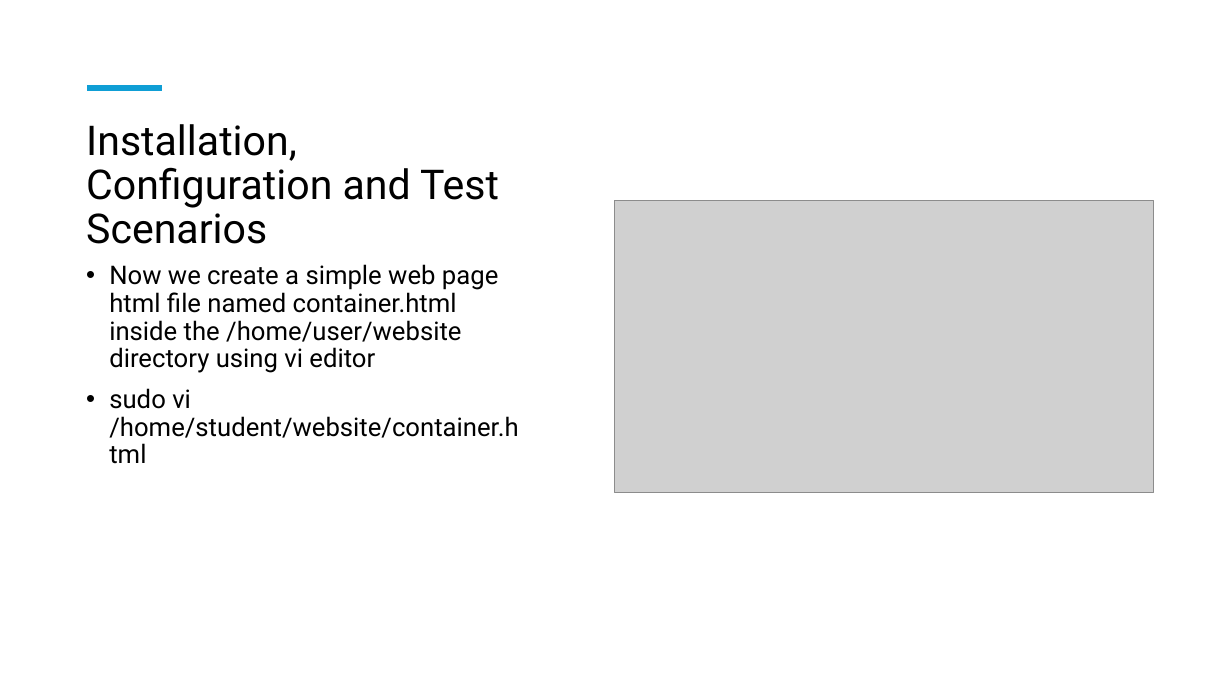
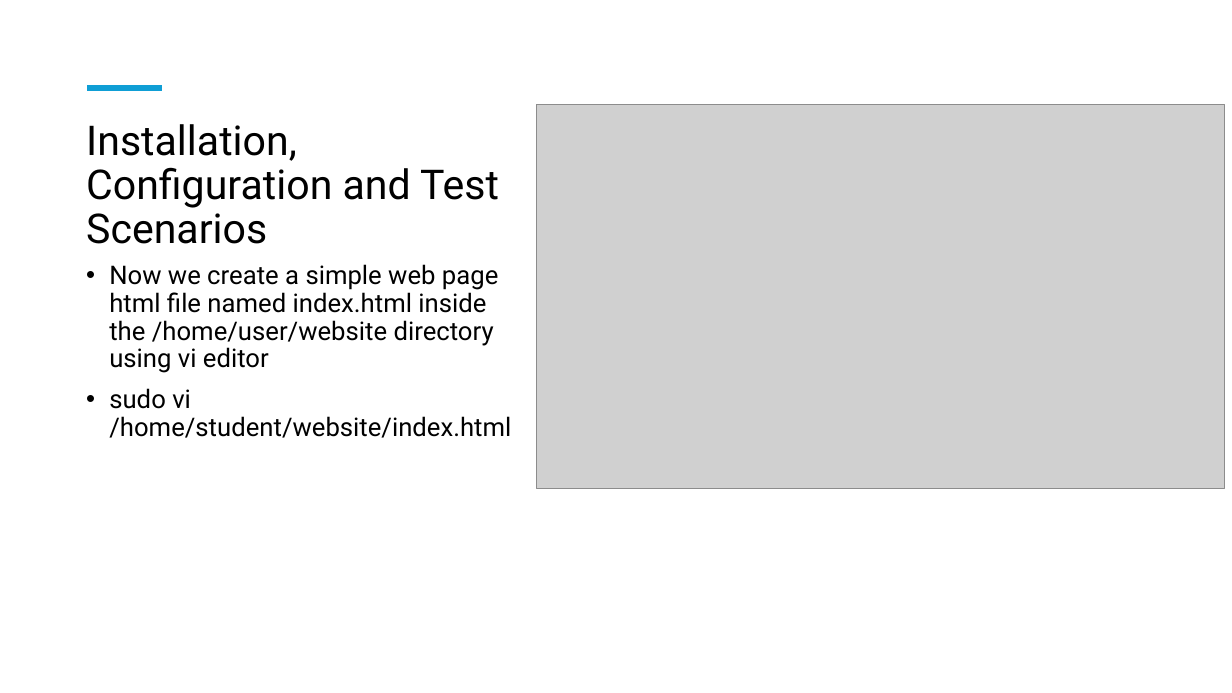
Before and after one commit to yonghoow/SADS, a slide deck: slide 9 of Group Presentation slides.pptx. Drawn at 1232x693 pixels with LibreOffice and Linux fonts; fonts in the diff are those of the drawing; grey boxes stand for pictures. Boxes give left, top, right and bottom in pixels: in the first picture for what was removed or moved away, otherwise in the second. Text is boxed around its words. In the diff, an @@ line names an element or a change of style, - is before the commit and + after.

```diff
--- a/Group Presentation slides.pptx
+++ b/Group Presentation slides.pptx
@@ picture: place and size @@
-picture at [615,201,1153,493]
+picture at [536,104,1225,489]
@@ text at [109,264,511,438]: text changed @@
-• Now we create a simple web page html file named container.html inside the /home/user/website directory using vi editor
-• sudo vi /home/student/website/container.html
+• Now we create a simple web page html file named index.html inside the /home/user/website directory using vi editor
+• sudo vi /home/student/website/index.html
```
Also in this commit, not shown: 1 other slide changed, 3 other files.
